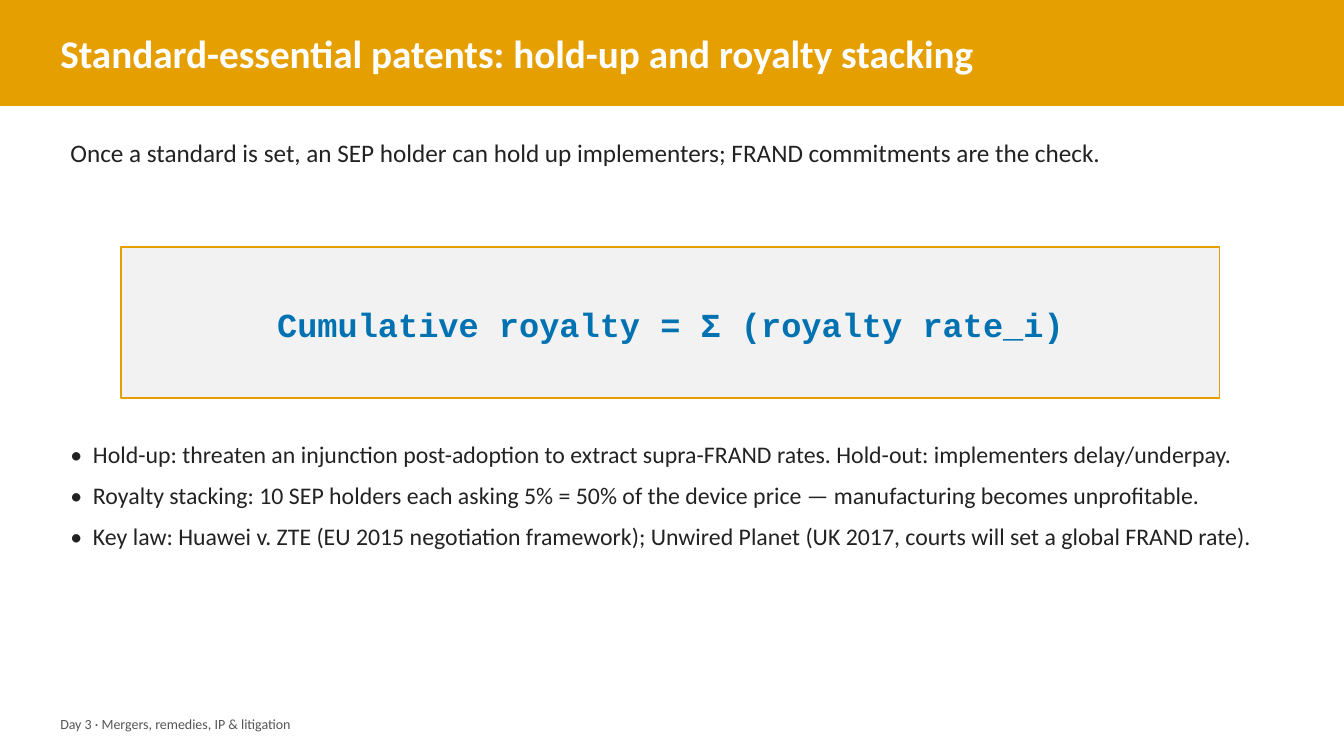
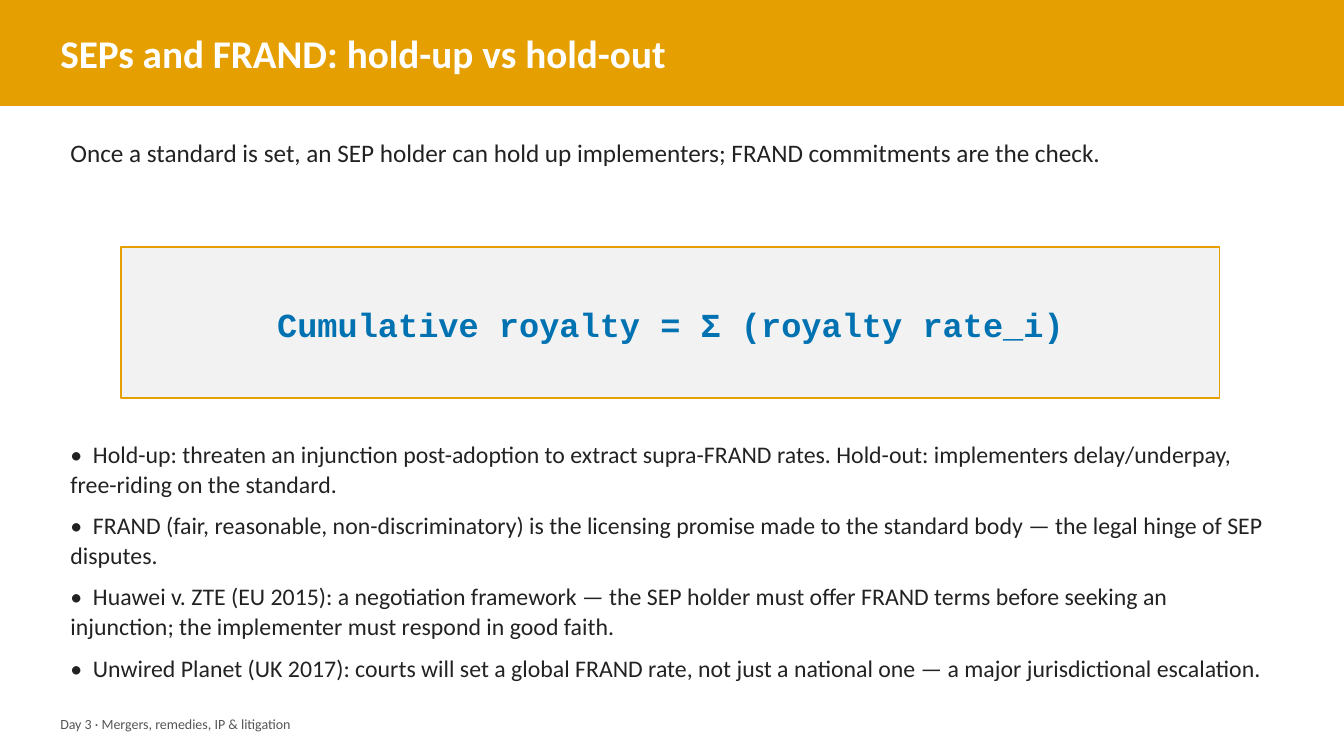
Before and after one commit to laurencehw/antitrust-methods, a slide deck: slide 28 of teaching/slides/day3_mergers_remedies_litigation.pptx (slide 14 before the commit). Drawn at 1344x756 pixels with LibreOffice and Linux fonts; fonts in the diff are those of the drawing. Boxes give left, top, right and bottom in pixels: in the first picture for what was removed or moved away, otherwise in the second. Text is boxed around its words. In the diff, an @@ line names an element or a change of style, - is before the commit and + after.

```diff
--- a/teaching/slides/day3_mergers_remedies_litigation.pptx
+++ b/teaching/slides/day3_mergers_remedies_litigation.pptx
@@ text at (60,40,665,74): text changed @@
-Standard-essential patents: hold-up and royalty stacking
+SEPs and FRAND: hold-up vs hold-out
@@ text at (70,446,1262,681): text changed @@
-• Hold-up: threaten an injunction post-adoption to extract supra-FRAND rates. Hold-out: implementers delay/underpay.
-• Royalty stacking: 10 SEP holders each asking 5% = 50% of the device price — manufacturing becomes unprofitable.
-• Key law: Huawei v. ZTE (EU 2015 negotiation framework); Unwired Planet (UK 2017, courts will set a global FRAND rate).
+• Hold-up: threaten an injunction post-adoption to extract supra-FRAND rates. Hold-out: implementers delay/underpay, free-riding on the standard.
+• FRAND (fair, reasonable, non-discriminatory) is the licensing promise made to the standard body — the legal hinge of SEP disputes.
+• Huawei v. ZTE (EU 2015): a negotiation framework — the SEP holder must offer FRAND terms before seeking an injunction; the implementer must respond in good faith.
+• Unwired Planet (UK 2017): courts will set a global FRAND rate, not just a national one — a major jurisdictional escalation.
```
Also in this commit, not shown: 17 other slides changed, 30 slides added, 5 other files.
